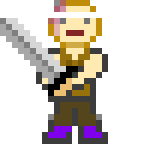
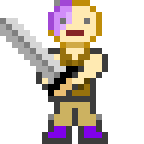
Layer changes from the first (144, 144) image to the second:
painted on "Warstwa 4" over bbox(60, 0, 90, 132)
painted on "Warstwa 1" over bbox(48, 0, 102, 126)
